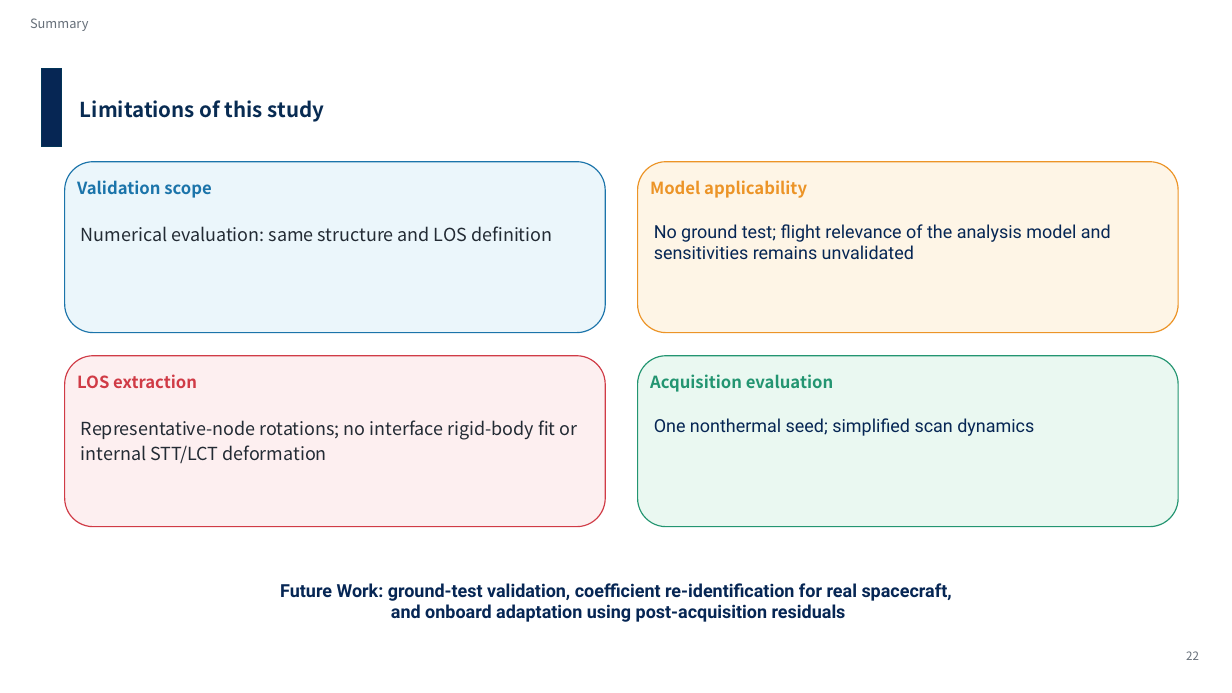
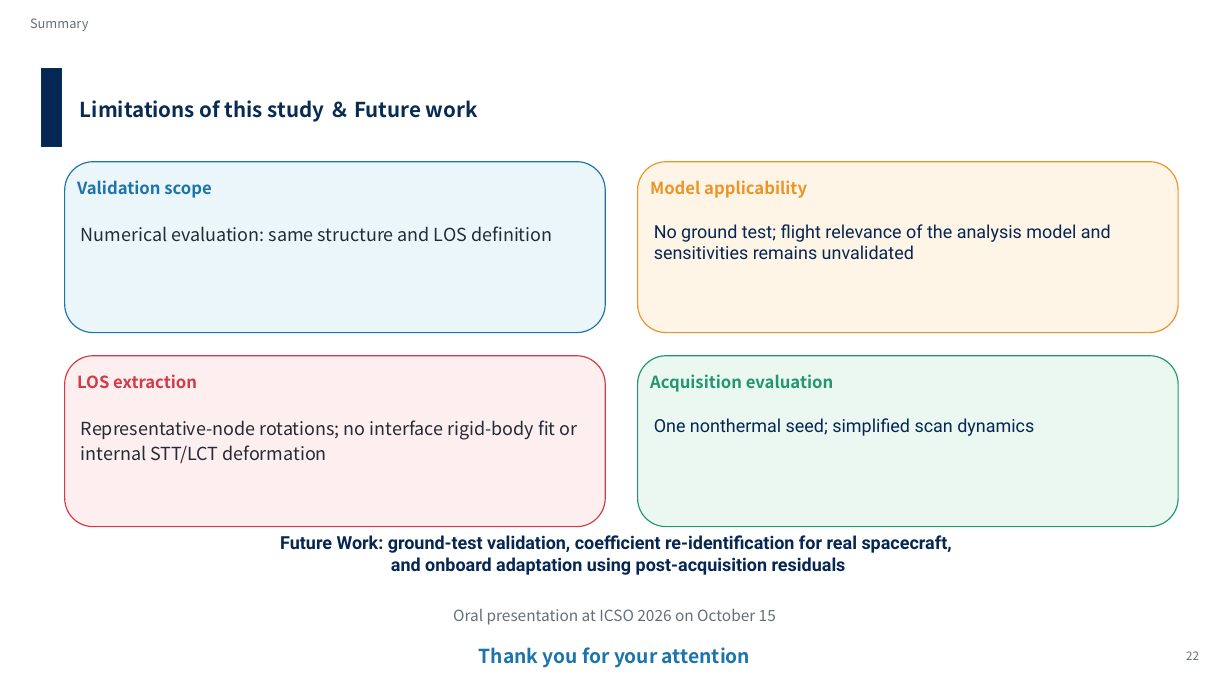
Before and after one commit to Hideki-1029/thermal-deformation-optcomm, a slide deck: slide 28 of papers/ICSO/slides/en_ICSO2026_slides_takamoto.pptx (slide 27 before the commit). Drawn at 1232x693 pixels with LibreOffice and Linux fonts; fonts in the diff are those of the drawing; background and template pictures are left out. Boxes give left, top, right and bottom in pixels: in the first picture for what was removed or moved away, otherwise in the second. Text is boxed around its words. In the diff, an @@ line names an element or a change of style, - is before the commit and + after.

```diff
--- a/papers/ICSO/slides/en_ICSO2026_slides_takamoto.pptx
+++ b/papers/ICSO/slides/en_ICSO2026_slides_takamoto.pptx
@@ text at (x1=80, y1=100, x2=478, y2=122): text changed @@
-Limitations of this study
+Limitations of this study ＆ Future work
@@ text "Future Work: ground-test validation, coefficient ..." moved from (x1=280, y1=583, x2=952, y2=622) to (x1=280, y1=535, x2=952, y2=575) @@
@@ text added at (x1=453, y1=608, x2=776, y2=625), 24 pt, text #666F79 @@
+Oral presentation at ICSO 2026 on October 15
@@ text added at (x1=479, y1=647, x2=750, y2=668), 30 pt, text #1B74AA, bold @@
+Thank you for your attention
```
Also in this commit, not shown: 8 other slides changed, 2 other files.
